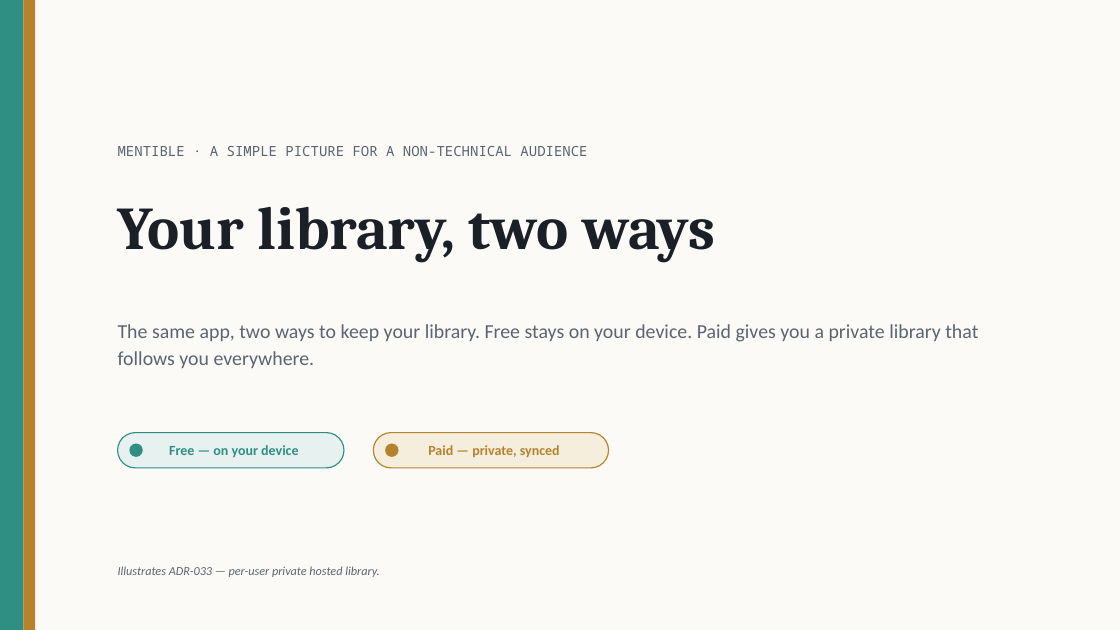
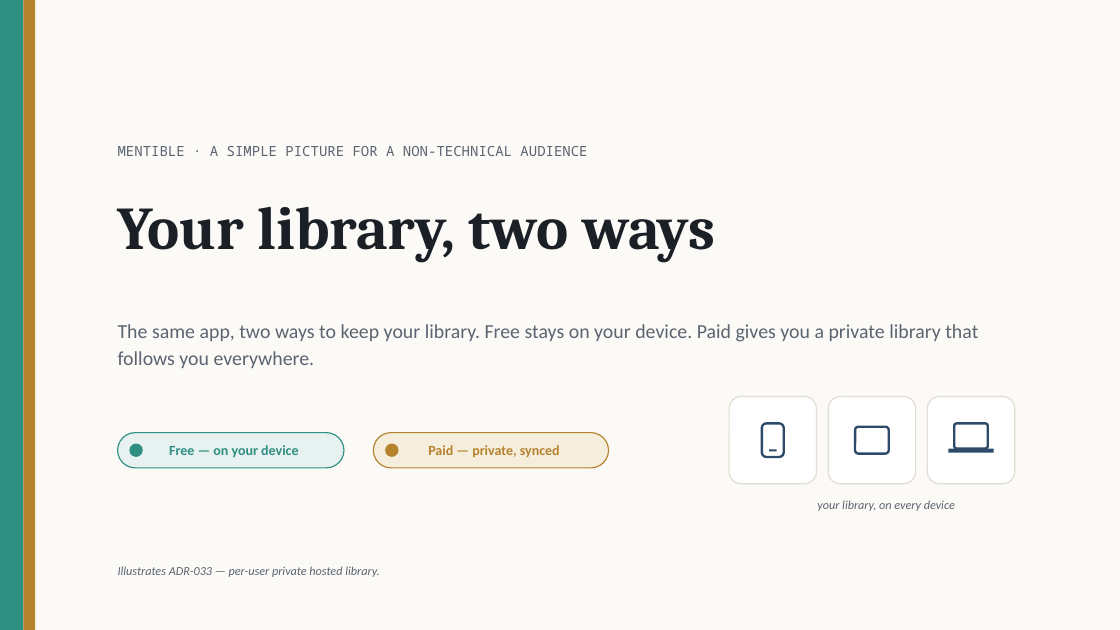
Before and after one commit to wegofwd2020-hub/Mentible, a slide deck: slide 1 of docs/adr-033-tiers-presentation.pptx. Drawn at 1120x630 pixels with LibreOffice and Linux fonts; fonts in the diff are those of the drawing. Boxes give left, top, right and bottom in pixels: in the first picture for what was removed or moved away, otherwise in the second. Text is boxed around its words. In the diff, an @@ line names an element or a change of style, - is before the commit and + after.

```diff
--- a/docs/adr-033-tiers-presentation.pptx
+++ b/docs/adr-033-tiers-presentation.pptx
@@ rounded rectangle added at [729, 397, 817, 484], fill #FFFFFF, outline #E1DDD2 1 pt @@
@@ rounded rectangle added at [828, 397, 916, 484], fill #FFFFFF, outline #E1DDD2 1 pt @@
@@ rounded rectangle added at [928, 397, 1015, 484], fill #FFFFFF, outline #E1DDD2 1 pt @@
@@ rounded rectangle added at [762, 423, 784, 457], outline #2E4A6B 2 pt @@
@@ rounded rectangle added at [855, 427, 889, 454], outline #2E4A6B 2 pt @@
@@ rectangle added at [949, 449, 994, 453], fill #2E4A6B @@
@@ rounded rectangle added at [954, 423, 988, 449], outline #2E4A6B 2 pt @@
@@ rectangle added at [769, 450, 776, 452], fill #2E4A6B @@
@@ text added at [817, 500, 955, 511], 10.5 pt, text #5B6470, italic @@
+your library, on every device
```
Also in this commit, not shown: 2 other slides changed, 1 slide added, 4 other files.
